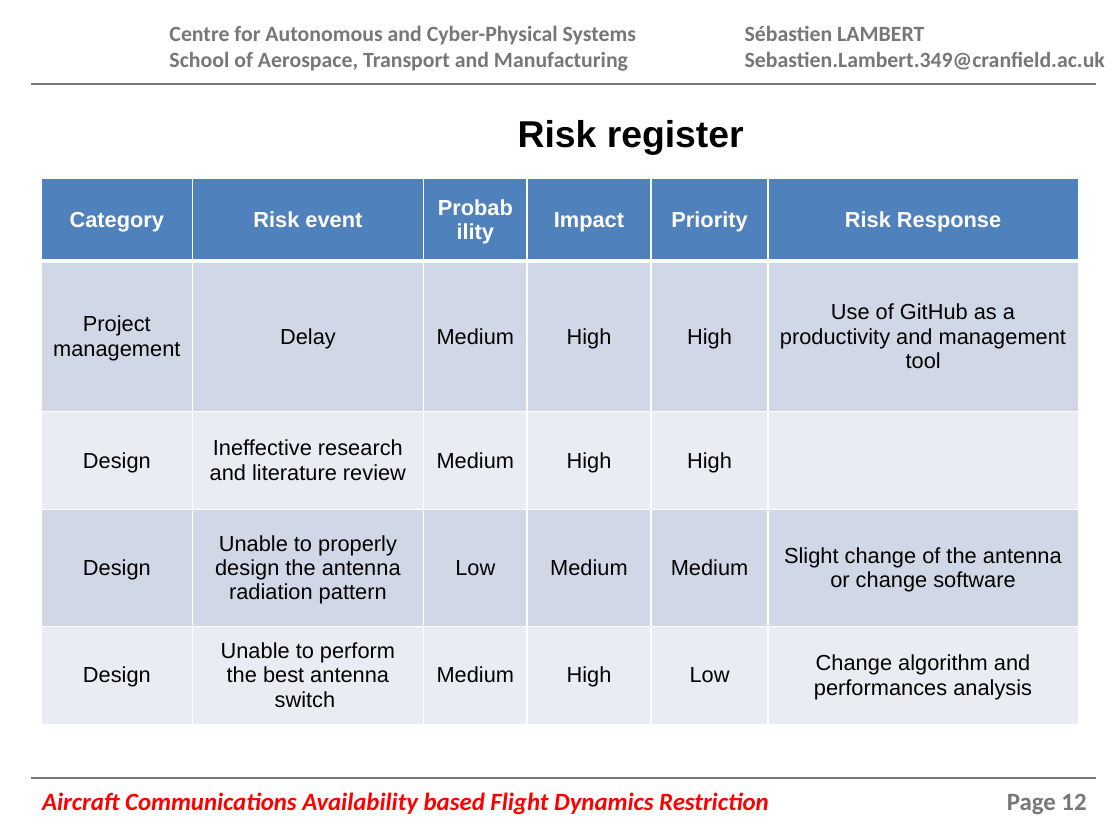
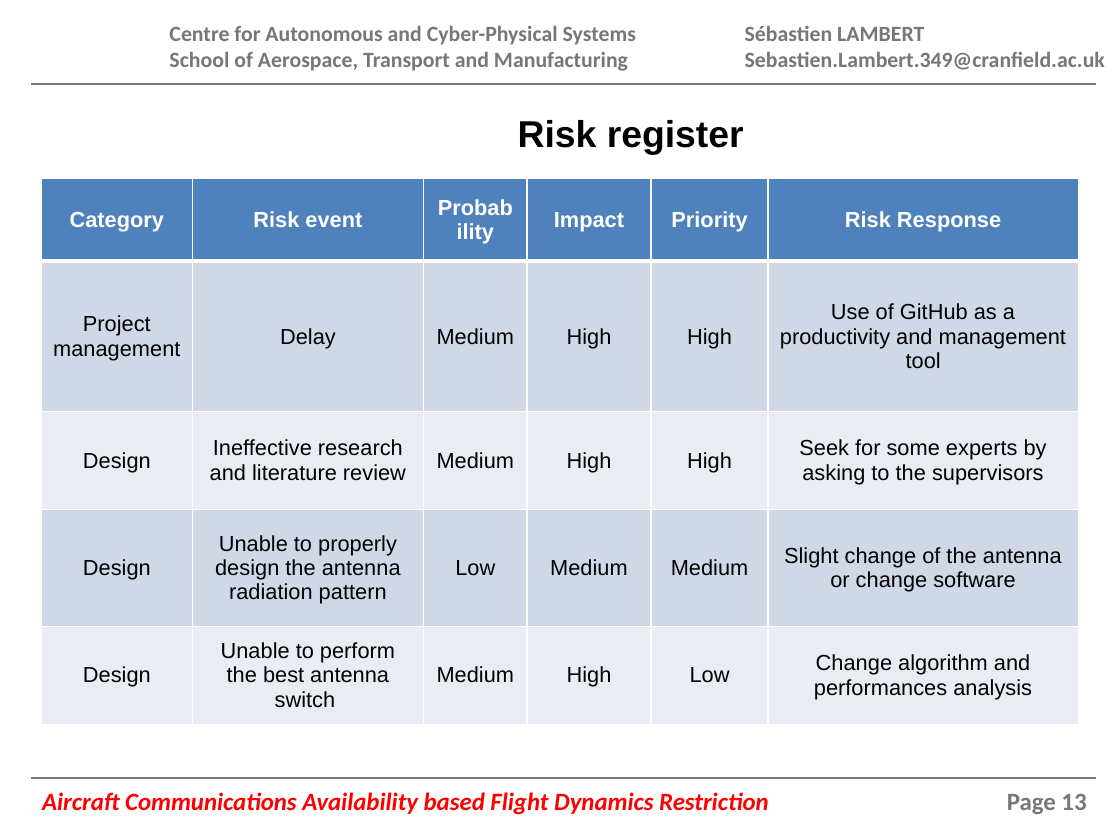
Before and after one commit to AVDC-Sebastien/IRP, a slide deck: slide 13 of Presentation/Interim_SLambert_416349.pptx (slide 12 before the commit). Drawn at 1120x840 pixels with LibreOffice and Linux fonts; fonts in the diff are those of the drawing; background and template pictures are left out. Boxes give left, top, right and bottom in pixels: in the first picture for what was removed or moved away, otherwise in the second. Text is boxed around its words. In the diff, an @@ line names an element or a change of style, - is before the commit and + after.

```diff
--- a/Presentation/Interim_SLambert_416349.pptx
+++ b/Presentation/Interim_SLambert_416349.pptx
@@ table at bbox=[41, 178, 1077, 725] @@
-row 3, column 6: 
+row 3, column 6: Seek for some experts by asking to the supervisors
@@ page number at bbox=[1007, 794, 1086, 814]: text changed @@
-Page 12
+Page 13
```
Also in this commit, not shown: 7 other slides changed, 4 slides added, 2 slides removed, 10 other files.
